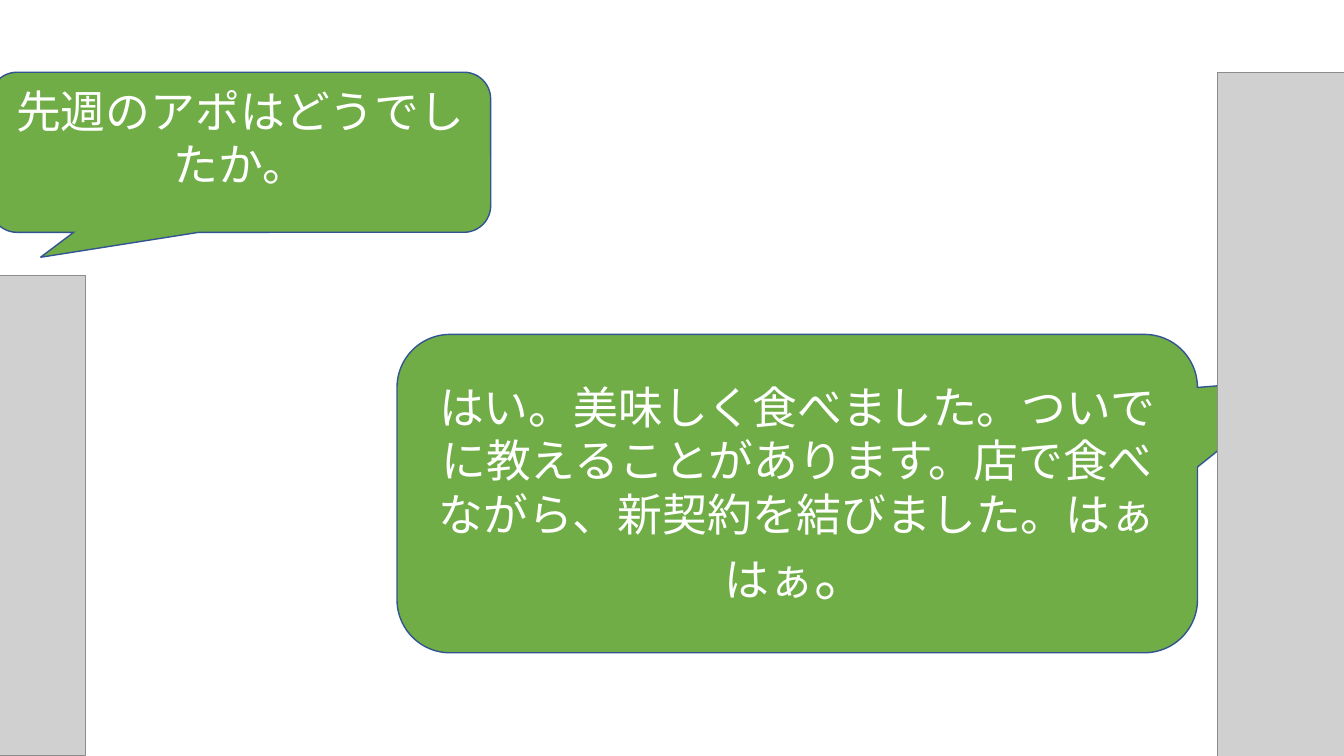
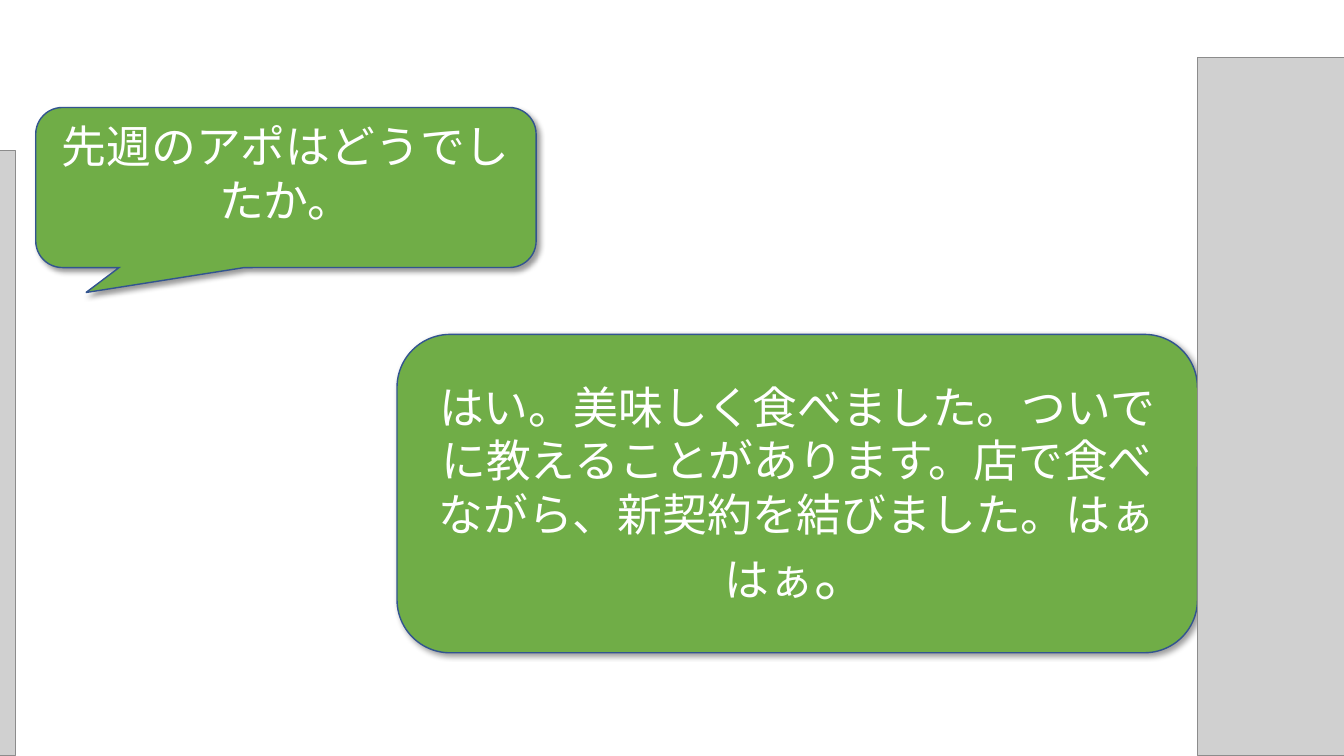
Before and after one commit to phuchung97/phuchung97.github.io, a slide deck: slide 18 of design/story.pptx. Drawn at 1344x756 pixels with LibreOffice and Linux fonts; fonts in the diff are those of the drawing; grey boxes stand for pictures; background and template pictures are left out. Boxes give left, top, right and bottom in pixels: in the first picture for what was removed or moved away, otherwise in the second. Text is boxed around its words. In the diff, an @@ line names an element or a change of style, - is before the commit and + after.

```diff
--- a/design/story.pptx
+++ b/design/story.pptx
@@ picture: place and size @@
-picture at (1218, 73, 1344, 756)
+picture at (1198, 57, 1344, 756)
@@ rounded speech box "先週のアポはどうでしたか。" at (35, 108, 535, 268): shadow on @@
@@ rounded speech box "先週のアポはどうでしたか。": place and size @@
-rounded speech box "先週のアポはどうでしたか。" at (0, 73, 490, 233)
+rounded speech box "先週のアポはどうでしたか。" at (35, 108, 535, 268)
@@ picture added at (0, 150, 15, 755) @@
@@ picture removed at (0, 275, 86, 756) @@
@@ rounded speech box "はい。美味しく食べました。ついでに教えることがあります。店で食べながら、新契約を結びました。はぁはぁ。" at (397, 335, 1198, 653): shadow on @@
```
Also in this commit, not shown: 18 other slides changed, 49 other files.
